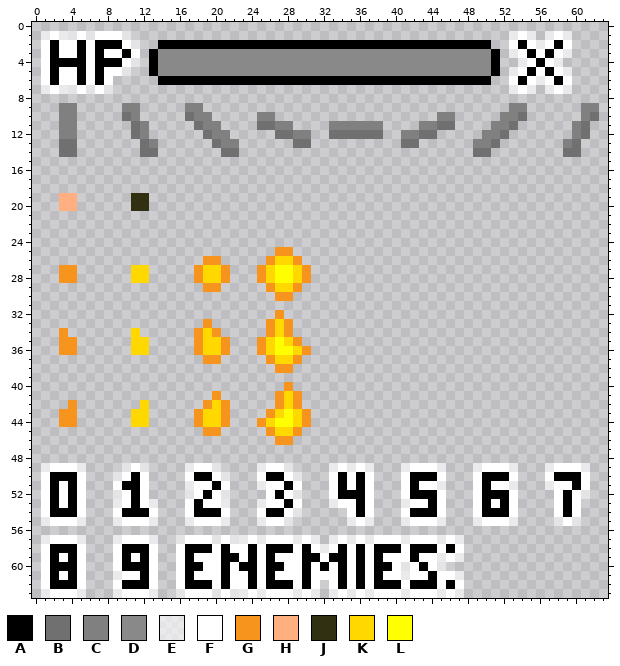
File history of a pixel-art sprite, out/res/misc.png. The first picture shows the starting point.
The file is 64x64 pixels.
Palette (. is transparent): A #000000  B #707070  C #808080  D #898989  E #ffffff96  F #ffffff  G #f7941d  H #ffaf80  J #313010  K #ffd800  L #ffff00
Pixels before (only the part around the change), first column x 25:
18 .......................................
19 .......................................
20 .......................................
21 .......................................
22 .......................................
23 .......................................
24 .......................................
25 ..GG...................................
26 .GKKG..................................
27 GKLLKG.................................
28 GKLLKG.................................
29 .GKKG..................................
30 ..GG...................................
31 .......................................
32 ..G....................................
33 .GKG...................................
34 .GKG...................................
35 GKLKG..................................
36 GKLLKG.................................
37 .GKKG..................................
38 ..GG...................................
39 .......................................
40 ...G...................................
New version:
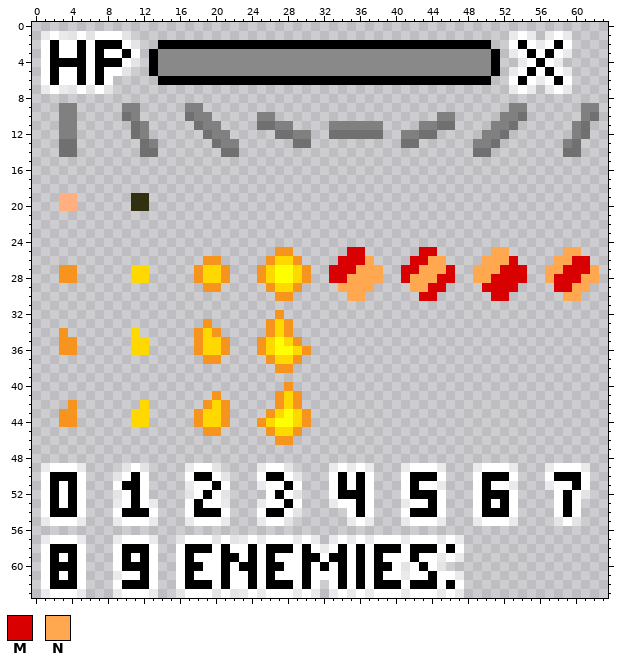
Colours new in this view: M #d80000  N #ffa850
Difference:
Changed rows in their new state; - is an unchanged pixel.
first column x 33:
25 --MM------MM------NN------NN--
26 -MMMN----MMNN----NNNM----NNMM-
27 MMMNNN--MMNNNM--NNNMMM--NNMMMN
28 MMNNNN--MNNNMM--NNMMMM--NMMMNN
29 -NNNN----NNMM----MMMM----MMNN-
30 --NN------MM------MM------NN--
Changed places in both pictures, as pixel boxes (x1, y1, x2, y2):
added: (329, 247, 599, 301)
